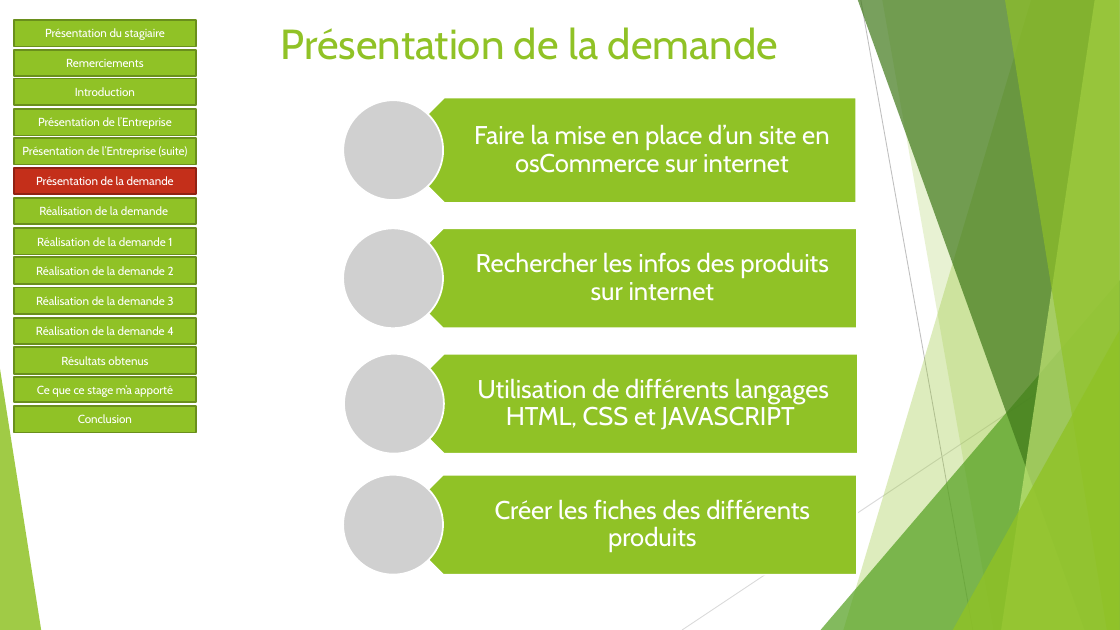
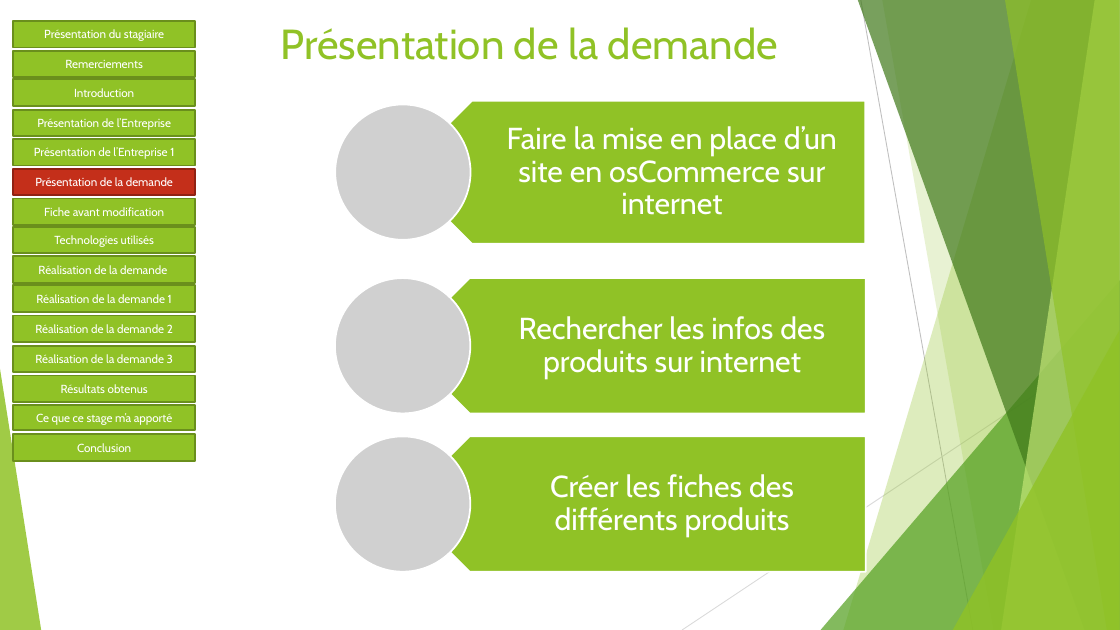
Before and after one commit to Sophie36/LASERSTORE, a slide deck: slide 8 of SOUTENANCE/Soutenance de stage.pptx. Drawn at 1120x630 pixels with LibreOffice and Linux fonts; fonts in the diff are those of the drawing; grey boxes stand for pictures. Boxes give left, top, right and bottom in pixels: in the first picture for what was removed or moved away, otherwise in the second. Text is boxed around its words. In the diff, an @@ line names an element or a change of style, - is before the commit and + after.

Commit message:
modification de la soutenance

```diff
--- a/SOUTENANCE/Soutenance de stage.pptx
+++ b/SOUTENANCE/Soutenance de stage.pptx
@@ picture: place and size @@
-picture at <box>344,100,444,200</box>
+picture at <box>335,104,471,239</box>
@@ pentagon arrow: place and size @@
-pentagon arrow at <box>392,97,856,203</box>
+pentagon arrow at <box>401,101,865,244</box>
@@ text "Faire la mise en place ...": place and size @@
-text "Faire la mise en place ..." at <box>474,124,829,173</box>
+text "Faire la mise en place ..." at <box>507,126,837,215</box>
@@ text in rectangle at <box>34,147,174,159</box>: text changed @@
-Présentation de l’Entreprise (suite)
+Présentation de l’Entreprise 1
@@ text in rectangle at <box>44,207,164,216</box>: text changed @@
-Réalisation de la demande
+Fiche avant modification
@@ rectangle added at <box>13,227,195,254</box>, fill #90C226, outline #6B901C 1.5 pt, 10 pt, text #FFFFFF @@
+Technologies utilisés
@@ text in rectangle at <box>38,265,167,274</box>: text changed @@
-Réalisation de la demande 2
+Réalisation de la demande
@@ rectangle "Réalisation de la demande 1": place and size @@
-rectangle "Réalisation de la demande 1" at <box>14,229,196,255</box>
+rectangle "Réalisation de la demande 1" at <box>13,286,195,313</box>
@@ picture added at <box>335,278,471,413</box> @@
@@ pentagon arrow: place and size @@
-pentagon arrow at <box>394,354,858,454</box>
+pentagon arrow at <box>402,278,865,413</box>
@@ size 22 to 26 pt; more space between paragraphs in 3 elements at <box>550,474,794,537</box>, <box>507,126,837,215</box>, <box>519,316,825,379</box> @@
@@ text "Rechercher les infos des produits ...": place and size @@
-text "Rechercher les infos des produits ..." at <box>476,252,829,301</box>
+text "Rechercher les infos des produits ..." at <box>519,316,825,379</box>
@@ text in rectangle at <box>35,324,173,333</box>: text changed @@
-Réalisation de la demande 4
+Réalisation de la demande 2
@@ rectangle "Réalisation de la demande 3": place and size @@
-rectangle "Réalisation de la demande 3" at <box>14,287,196,314</box>
+rectangle "Réalisation de la demande 3" at <box>13,346,195,373</box>
@@ 3 rectangles: place and size @@
-3 rectangles at <box>14,348,196,433</box>
+3 rectangles at <box>13,376,195,461</box>
@@ picture: place and size @@
-picture at <box>344,354,444,454</box>
+picture at <box>335,436,471,571</box>
@@ pentagon arrow: place and size @@
-pentagon arrow at <box>393,475,857,575</box>
+pentagon arrow at <box>402,436,865,571</box>
@@ text "Créer les fiches des différents ...": place and size @@
-text "Créer les fiches des différents ..." at <box>495,499,810,552</box>
+text "Créer les fiches des différents ..." at <box>550,474,794,537</box>
@@ group removed at <box>344,229,857,575</box>: 2 pictures, 1 pentagon arrow, 1 text @@
-Utilisation de différents langages HTML, CSS et JAVASCRIPT
```
Also in this commit, not shown: 14 other slides changed, 1 slide added.
